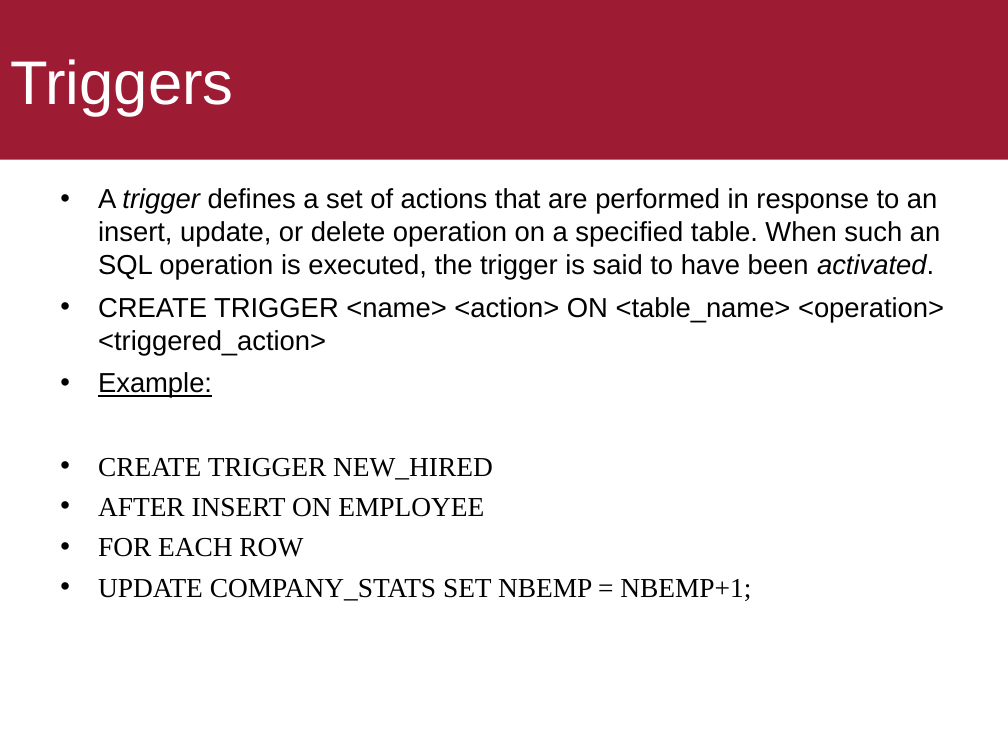
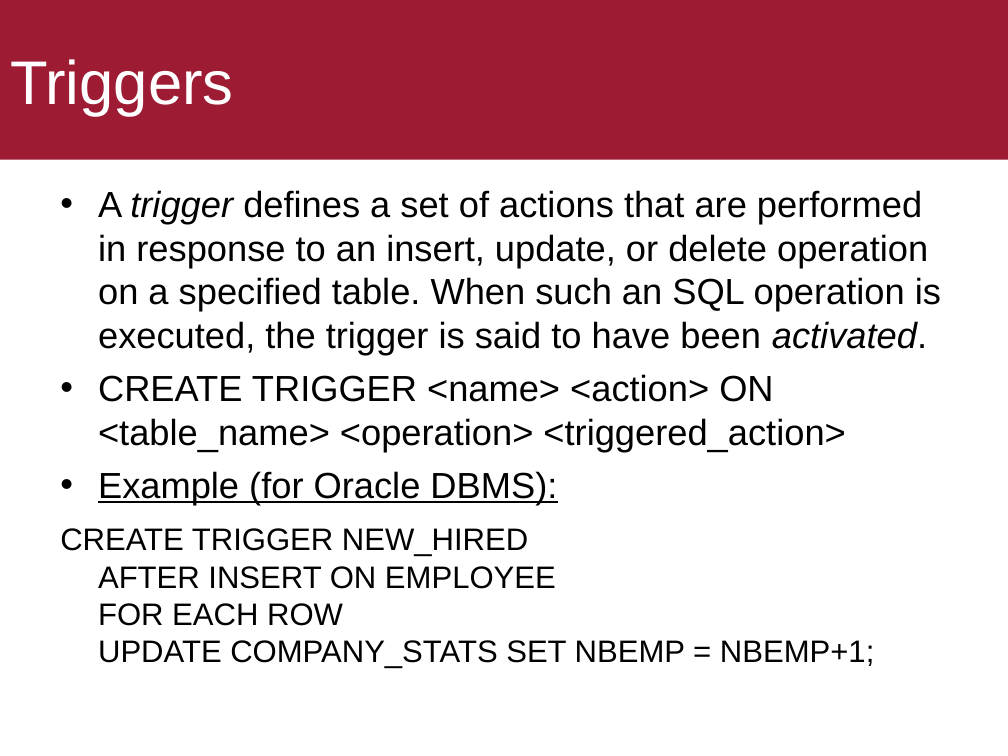
Before and after one commit to ekof-dss/teaching-samples-2021-22, a slide deck: slide 54 of presentations/05-02-sql.ppt (slide 78 before the commit). Drawn at 1008x756 pixels with LibreOffice and Linux fonts; fonts in the diff are those of the drawing. Boxes give left, top, right and bottom in pixels: in the first picture for what was removed or moved away, otherwise in the second. Text is boxed around its words. In the diff, an @@ line names an element or a change of style, - is before the commit and + after.

```diff
--- a/presentations/05-02-sql.ppt
+++ b/presentations/05-02-sql.ppt
@@ text at (98,190,941,451): size 19.6 to 25.9 pt in "A trigger defines a set of actions ...", "CREATE TRIGGER <name> <action> ON <table_name> <operation> ..." @@
@@ text at (60,471,874,669): text changed; size 19.6 to 22.2 pt; font Times New Roman to Arial @@
-• Example:
-• CREATE TRIGGER NEW_HIRED
-• AFTER INSERT ON EMPLOYEE
-• FOR EACH ROW
-• UPDATE COMPANY_STATS SET NBEMP = NBEMP+1;
+• Example (for Oracle DBMS):
+CREATE TRIGGER NEW_HIRED
+AFTER INSERT ON EMPLOYEE
+FOR EACH ROW
+UPDATE COMPANY_STATS SET NBEMP = NBEMP+1;
```
Also in this commit, not shown: 50 other slides changed, 1 slide added, 31 slides removed, 4 other files.
